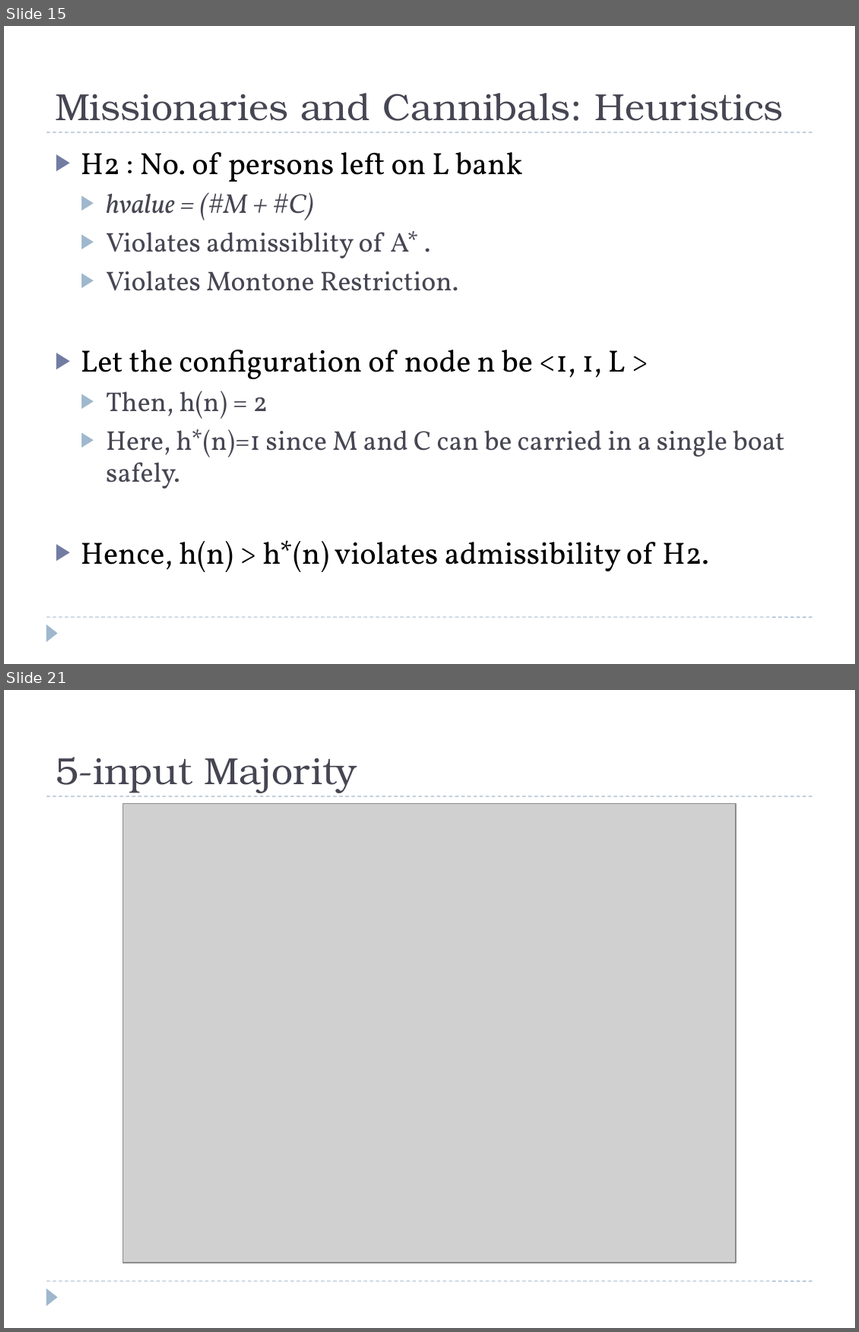
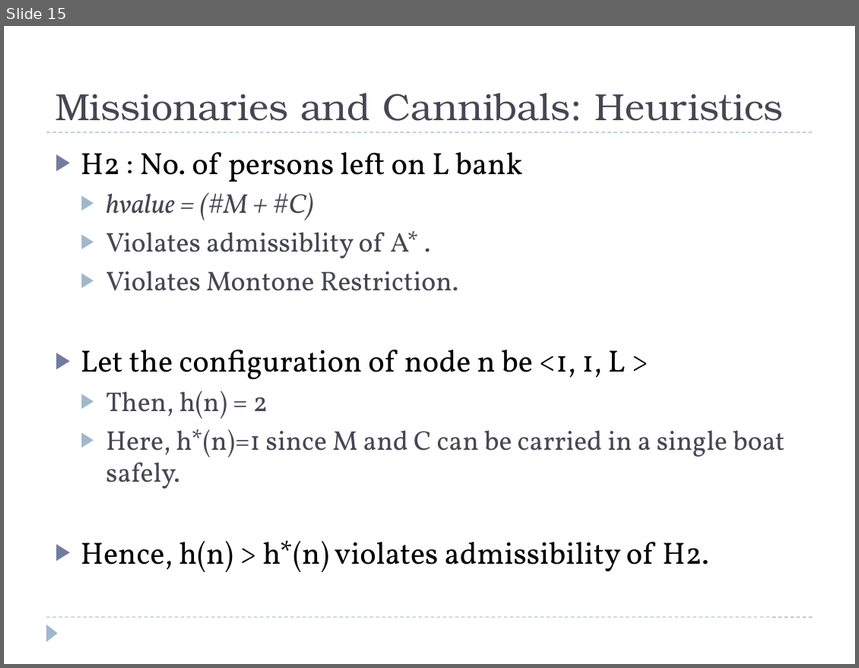
Before and after one commit to mayank127/AILab, a slide deck: slides/Astar.pptx. Shown one above the other, each under a label of ours: slides 15 and 21 before the commit, slide 15 after it; the slides between them are not shown. The pictures are 859x1332 and 859x668 pixels, drawn with LibreOffice and Linux fonts; fonts in the diff are those of the drawing; grey boxes stand for pictures. Boxes give left, top, right and bottom in pixels: in the first picture for what was removed or moved away, otherwise in the second. Text is boxed around its words. In the diff, an @@ line names an element or a change of style, - is before the commit and + after.

```diff
--- a/slides/Astar.pptx
+++ b/slides/Astar.pptx
@@ slide 21 removed at (x1=4, y1=690, x2=855, y2=1328), background #FFFFFF; not listed: 3 template elements that a slide beside it also shows @@
@@ title removed at (x1=55, y1=757, x2=357, y2=793) @@
-5-input Majority
@@ picture removed at (x1=123, y1=803, x2=736, y2=1263) @@
```
Also in this commit, not shown: 3 slides added, 25 other slides removed.
